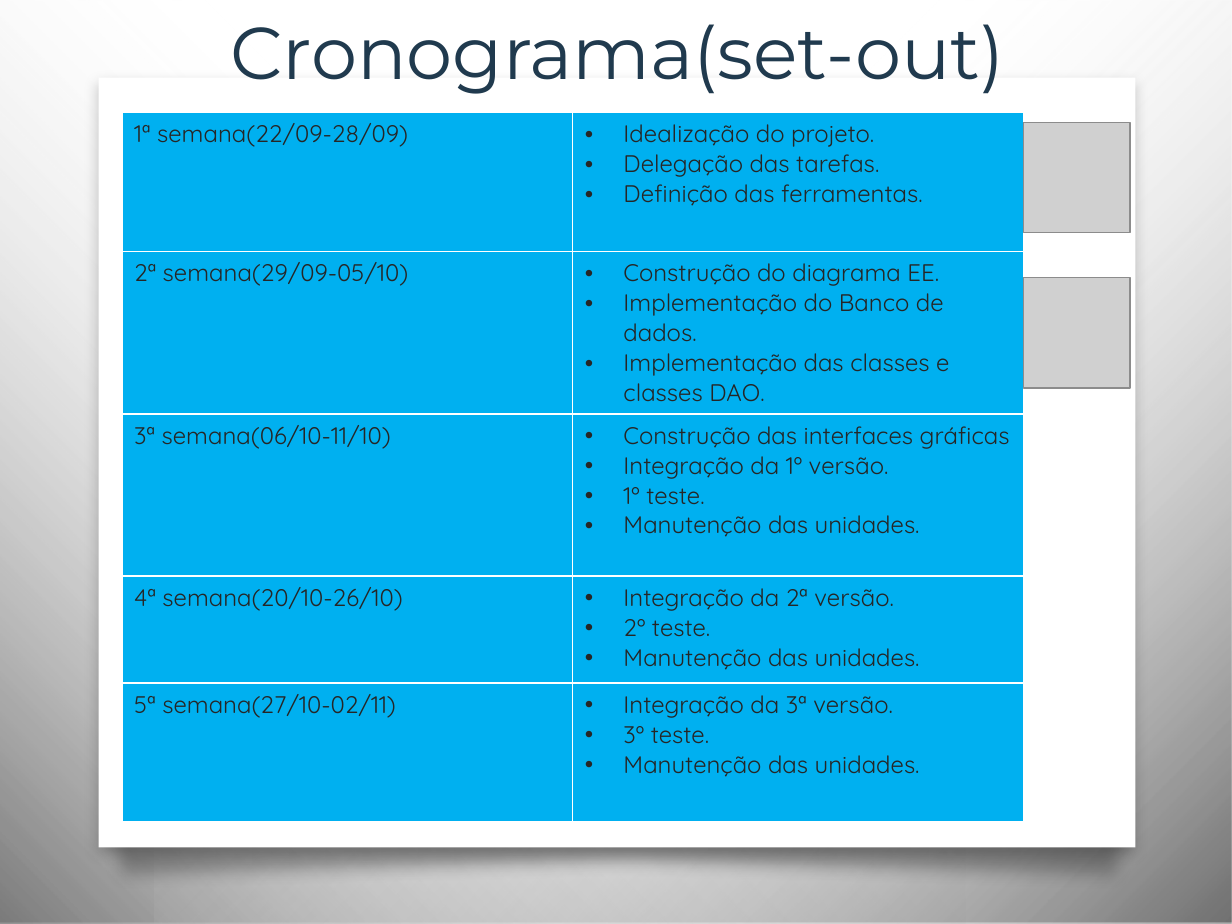
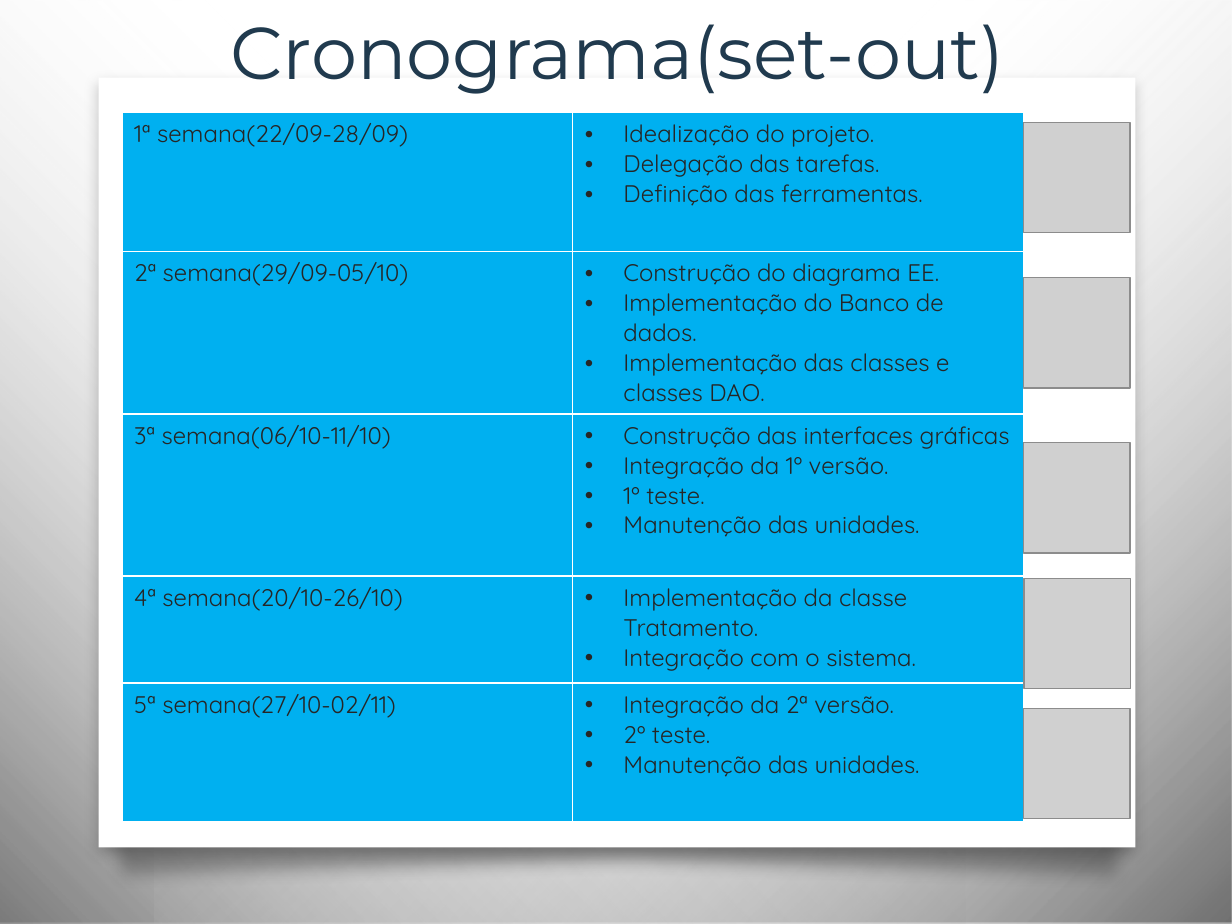
Before and after one commit to LEO1997/OdontoProj, a slide deck: slide 11 of OdontoProj/Controle de Consultório Odontológico-turma 610.pptx. Drawn at 1232x924 pixels with LibreOffice and Linux fonts; fonts in the diff are those of the drawing; grey boxes stand for pictures; background and template pictures are left out. Boxes give left, top, right and bottom in pixels: in the first picture for what was removed or moved away, otherwise in the second. Text is boxed around its words. In the diff, an @@ line names an element or a change of style, - is before the commit and + after.

```diff
--- a/OdontoProj/Controle de Consultório Odontológico-turma 610.pptx
+++ b/OdontoProj/Controle de Consultório Odontológico-turma 610.pptx
@@ table at [122, 113, 1024, 839] @@
-row 4, column 2: Integração da 2ª versão. / 2º teste. / Manutenção das unidades.
+row 4, column 2: Implementação da classe Tratamento. / Integração com o sistema.
-row 5, column 2: Integração da 3ª versão. / 3º teste. / Manutenção das unidades.
+row 5, column 2: Integração da 2ª versão. / 2º teste. / Manutenção das unidades.
@@ picture added at [1024, 442, 1131, 553] @@
@@ picture added at [1024, 578, 1131, 689] @@
@@ picture added at [1024, 708, 1131, 819] @@
```
Also in this commit, not shown: 1 slide added, 3 other files.
